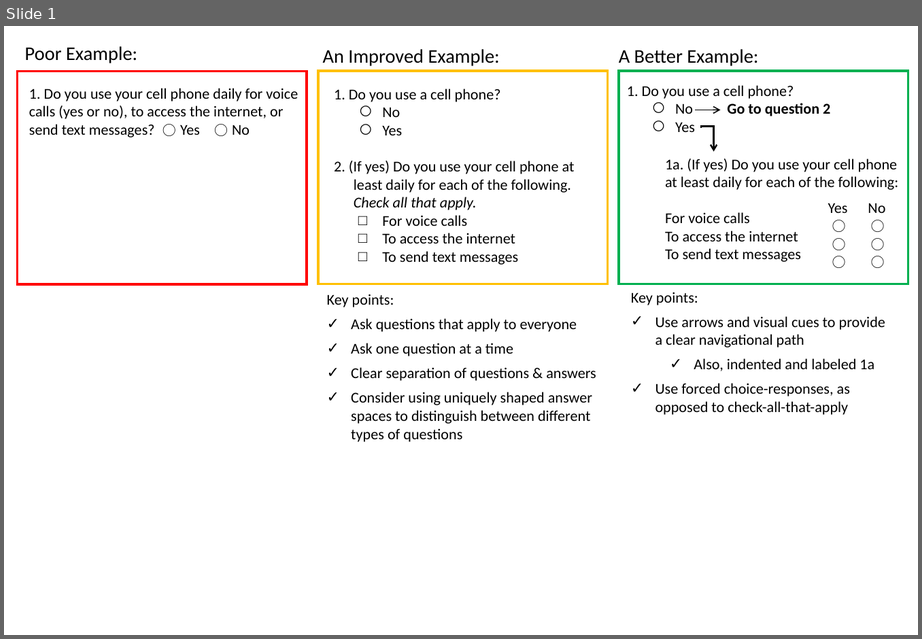
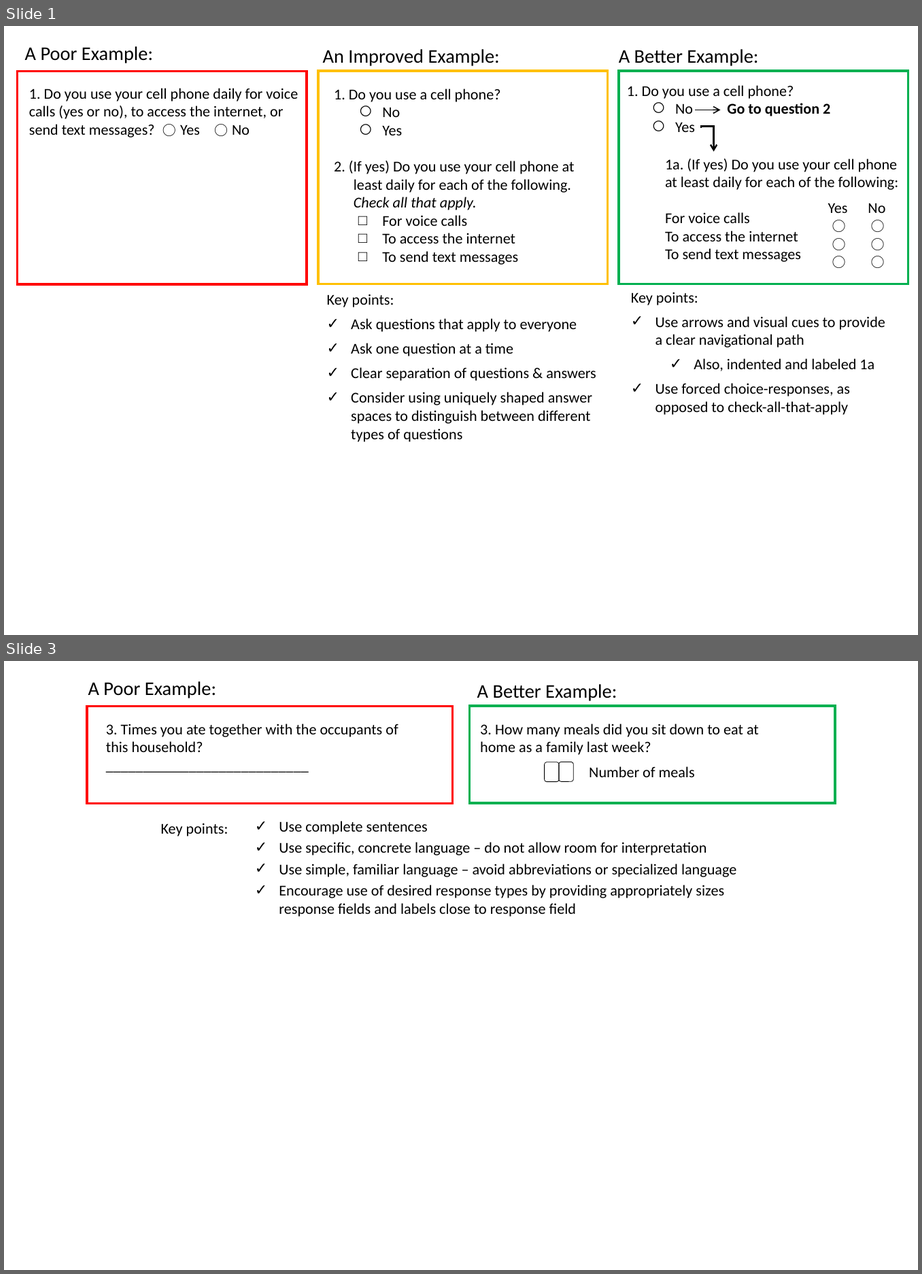
Before and after one commit to kpuka/SIMAH, a slide deck: images/posts/survey_design/2.pptx. Shown one above the other, each under a label of ours: slide 1 before the commit, slides 1 and 3 after it; the slides between them are not shown. The pictures are 922x639 and 922x1274 pixels, drawn with LibreOffice and Linux fonts; fonts in the diff are those of the drawing. Boxes give left, top, right and bottom in pixels: in the first picture for what was removed or moved away, otherwise in the second. Text is boxed around its words. In the diff, an @@ line names an element or a change of style, - is before the commit and + after.

```diff
--- a/images/posts/survey_design/2.pptx
+++ b/images/posts/survey_design/2.pptx
@@ slide 3 added at box(4, 661, 918, 1270), background #FFFFFF @@
@@ text added at box(88, 681, 216, 698), 18 pt, text #000000 @@
+A Poor Example:
@@ text added at box(477, 684, 617, 701), 18 pt, text #000000 @@
+A Better Example:
@@ rectangle added at box(87, 706, 452, 803), outline #FF0000 2.25 pt @@
@@ rectangle added at box(470, 706, 835, 803), outline #00B050 2.25 pt @@
@@ text added at box(106, 724, 398, 752), 14 pt, text #000000 @@
+3. Times you ate together with the occupants of this household?
+___________________________
@@ text added at box(480, 724, 759, 777), 14 pt, text #000000 @@
+3. How many meals did you sit down to eat at home as a family last week?
+Number of meals
@@ rounded rectangle added at box(544, 762, 559, 782), outline #000000 0.5 pt @@
@@ rounded rectangle added at box(559, 762, 574, 781), outline #000000 0.5 pt @@
@@ text added at box(161, 824, 228, 836), 14 pt, text #000000 @@
+Key points:
@@ text added at box(279, 821, 736, 917), 14 pt, text #000000 @@
+✓ Use complete sentences
+✓ Use specific, concrete language – do not allow room for interpretation
+✓ Use simple, familiar language – avoid abbreviations or specialized language
+✓ Encourage use of desired response types by providing appropriately sizes response fields and labels close to response field
@@ slide 1 changed as well @@
@@ text at box(25, 46, 153, 63): text changed @@
-Poor Example:
+A Poor Example:
```
Also in this commit, not shown: 5 other slides added, 2 other files.
